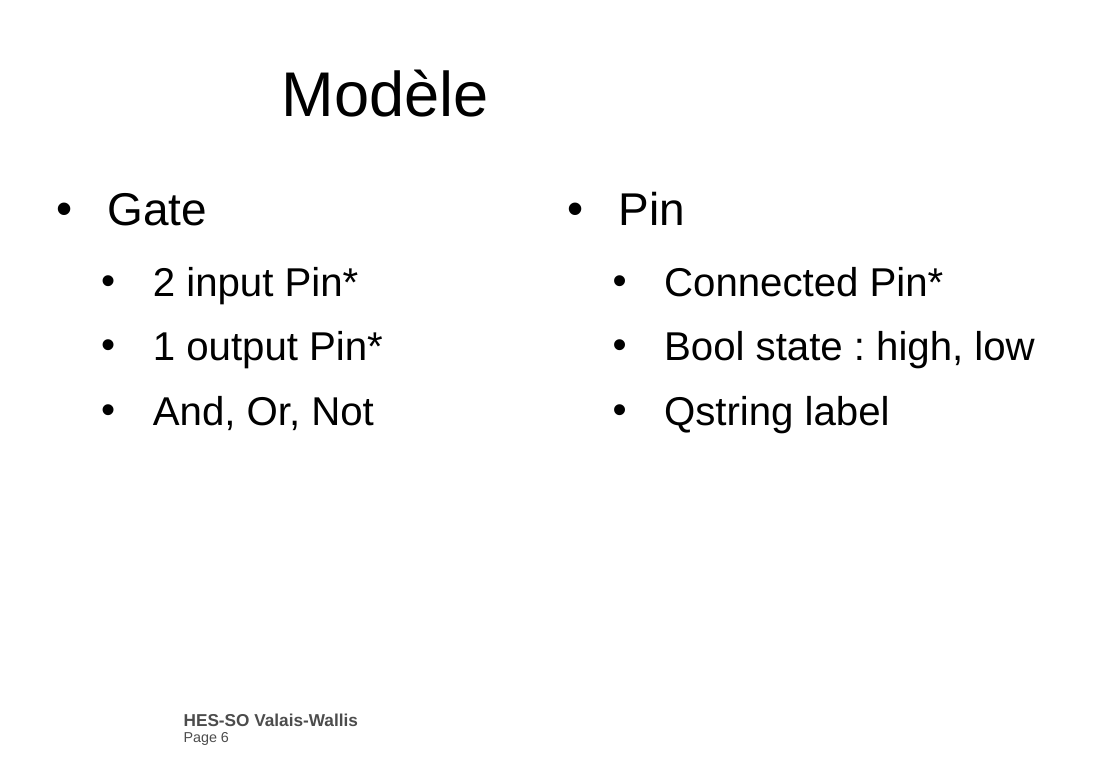
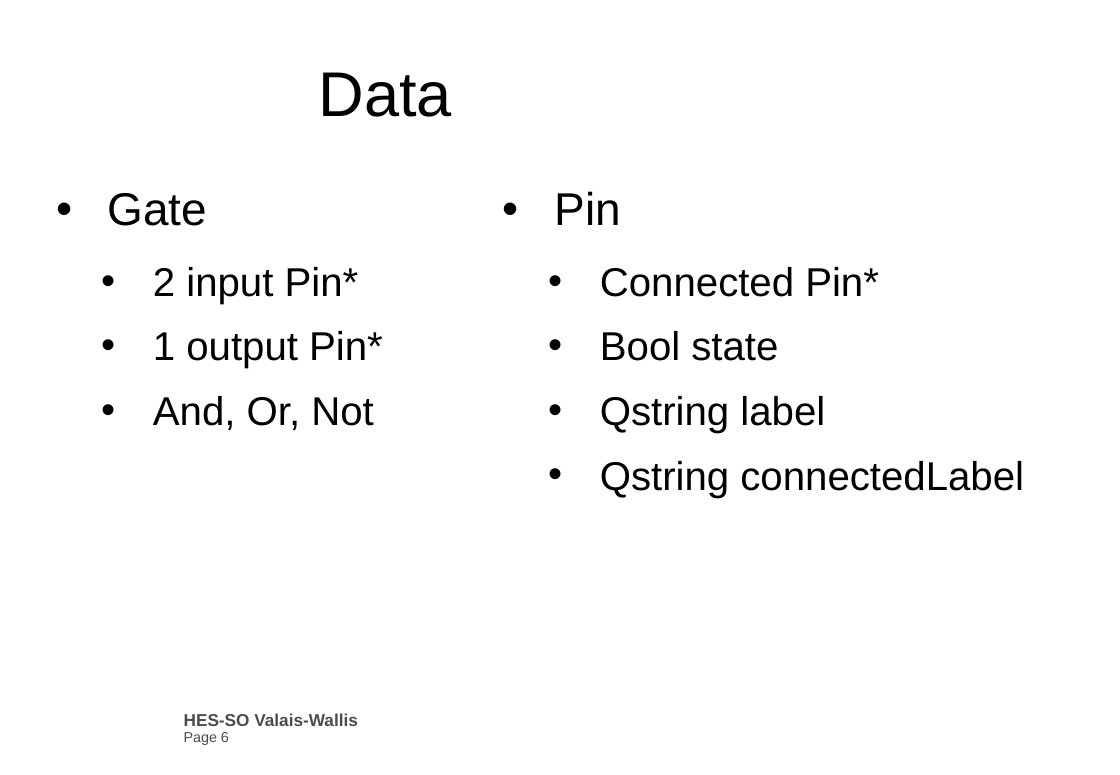
Before and after one commit to selligZeittom/Logic_emulator, a slide deck: slide 6 of DOC/presentationLogicEmulator.pptx. Drawn at 1120x775 pixels with LibreOffice and Linux fonts; fonts in the diff are those of the drawing; background and template pictures are left out. Boxes give left, top, right and bottom in pixels: in the first picture for what was removed or moved away, otherwise in the second. Text is boxed around its words. In the diff, an @@ line names an element or a change of style, - is before the commit and + after.

```diff
--- a/DOC/presentationLogicEmulator.pptx
+++ b/DOC/presentationLogicEmulator.pptx
@@ title at box(319, 72, 452, 117): text changed @@
-Modèle
+Data
@@ text "Pin": place and size @@
-text "Pin" at box(619, 191, 1034, 433)
+text "Pin" at box(555, 191, 1024, 498)
@@ text at box(600, 331, 778, 361): text changed @@
-  • Bool state : high, low
+  • Bool state
@@ text at box(600, 461, 1024, 498): paragraph added @@
+  • Qstring connectedLabel
```
Also in this commit, not shown: 2 other slides changed, 1 other file.
